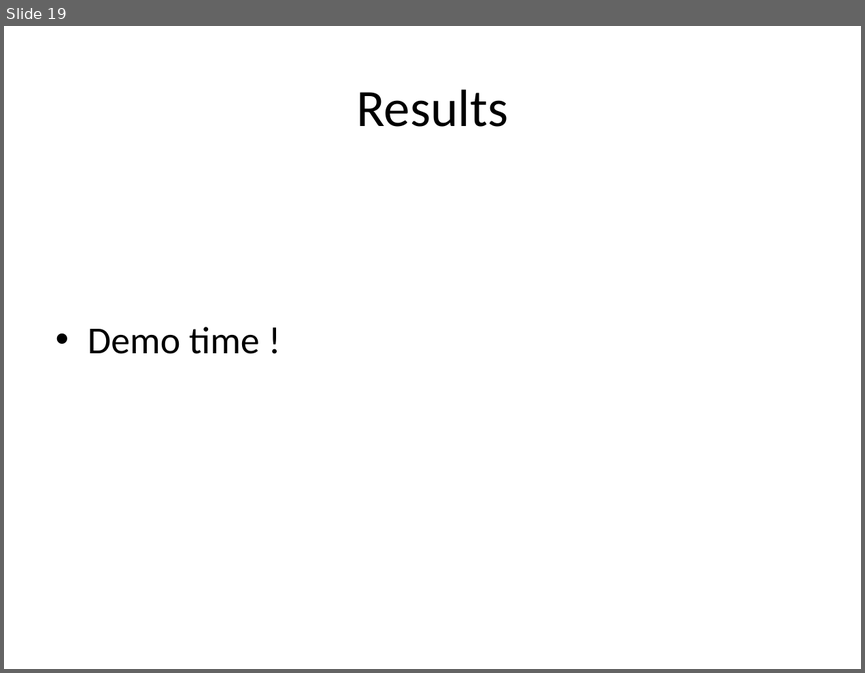
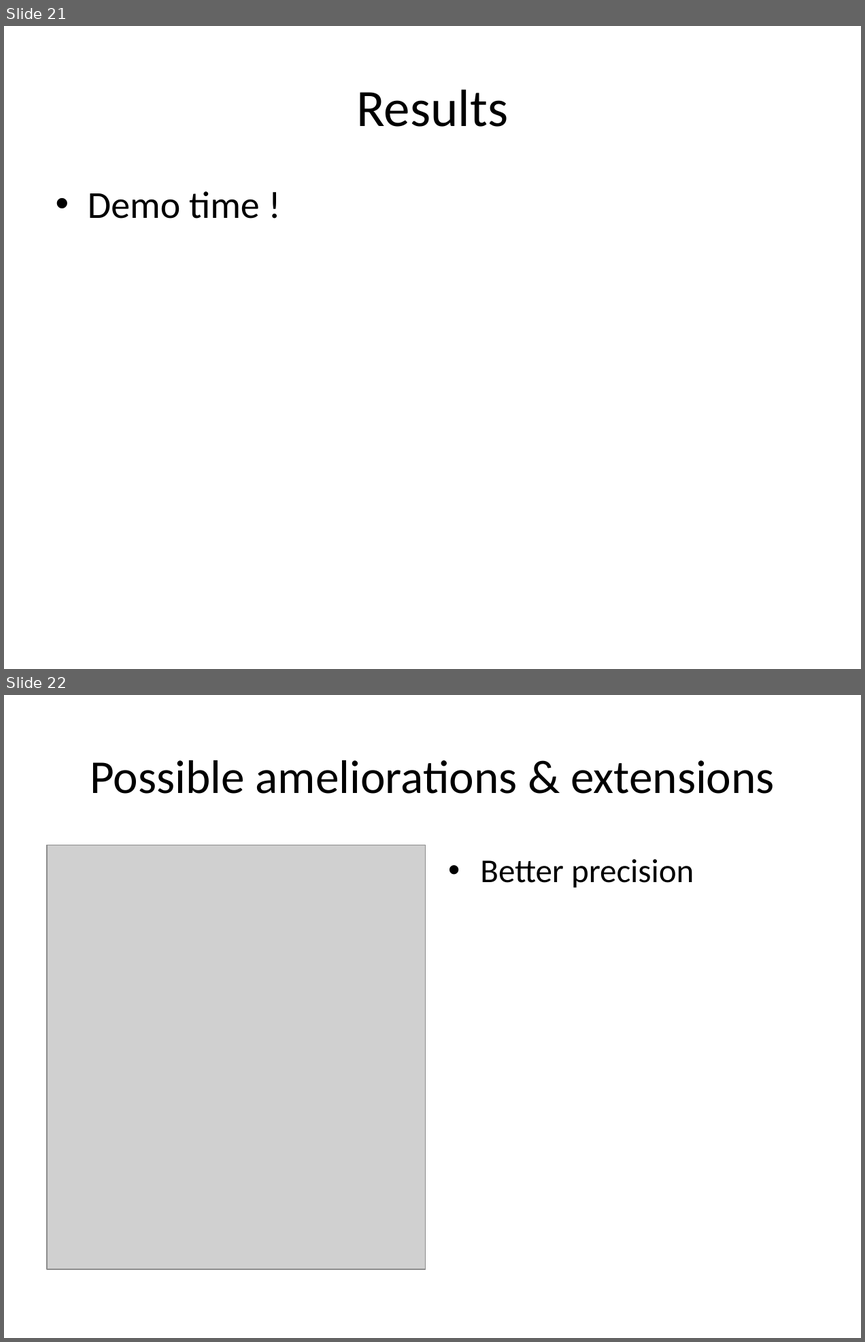
Before and after one commit to jcaille/INF555_Project, a slide deck: presentation.pptx. Shown one above the other, each under a label of ours: slide 19 before the commit, slides 21 and 22 after it. The pictures are 865x673 and 865x1342 pixels, drawn with LibreOffice and Linux fonts; fonts in the diff are those of the drawing; grey boxes stand for pictures. Boxes give left, top, right and bottom in pixels: in the first picture for what was removed or moved away, otherwise in the second. Text is boxed around its words. In the diff, an @@ line names an element or a change of style, - is before the commit and + after.

```diff
--- a/presentation.pptx
+++ b/presentation.pptx
@@ slide 22 added at <box>4,695,861,1338</box>, background #FFFFFF @@
@@ title added at <box>90,760,774,794</box>, 39.6 pt, text #000000 @@
+Possible ameliorations & extensions
@@ picture added at <box>47,845,426,1269</box> @@
@@ text added at <box>480,859,694,887</box>, 28 pt, text #000000 @@
+• Better precision
@@ what was slide 19 is now slide 21 @@
@@ slide 21 changed as well @@
@@ text "Demo time !" at <box>88,191,260,218</box>: vertical alignment middle to top @@
```
Also in this commit, not shown: 19 other slides changed, 3 other slides added, 3 other files.
